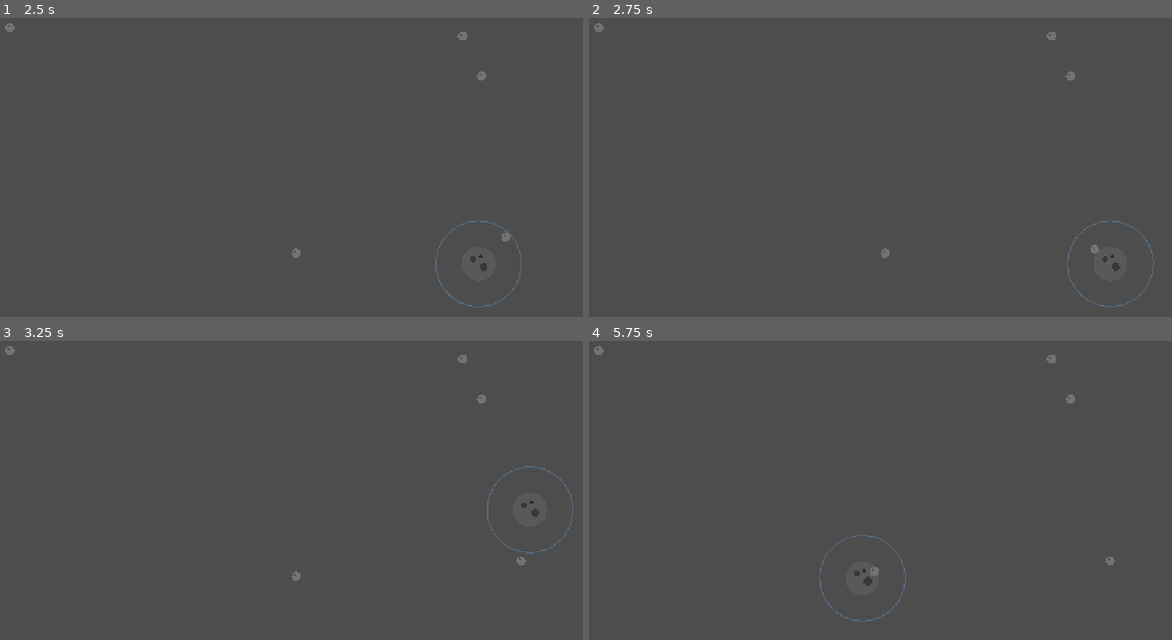
Above: before the commit, frames 1-4 (two rows, left to right).
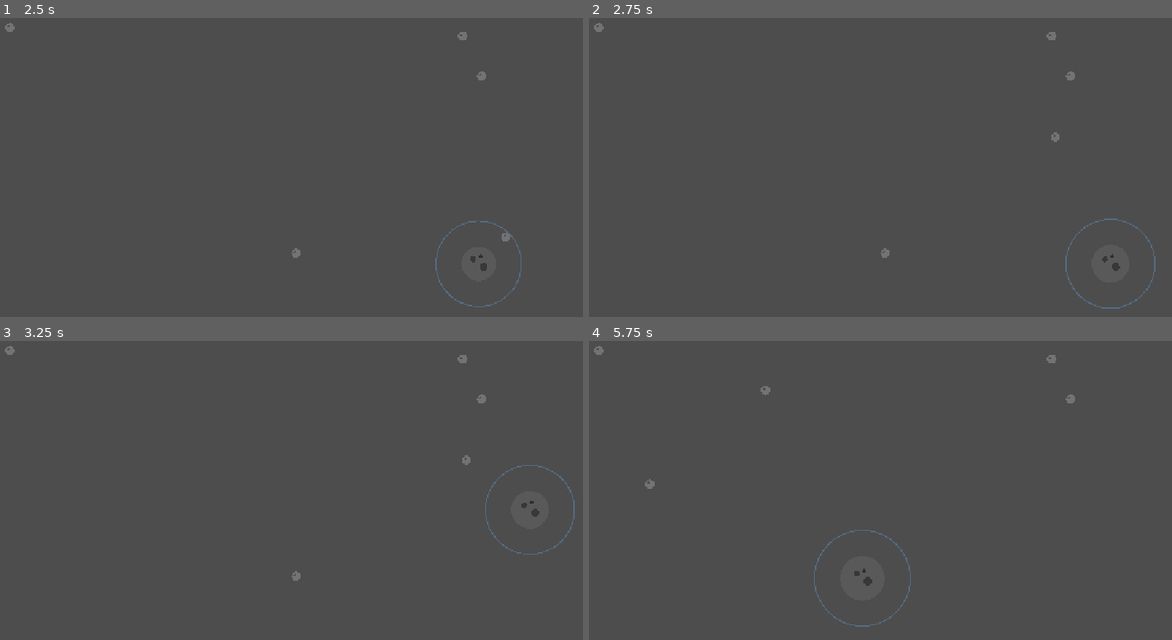
Above: after the commit, the same moments.

Repository: AlvaroIto/Cosmic-Devourer
Game: Godot game, scene res://scenes/main.tscn
Two runs of this game, one before a commit and one after it. Both use one fixed random seed, a clock stepped at 60 frames per second and the inputs below.
Inputs:
- Up to frame 1 (2.5 s): tap Enter at 0.5 s; hold Right (ui_right) 0.53-1.28 s; hold Down (ui_down) 1.28-2.03 s; hold Right (ui_right) from 2.03 s (still down)
- Up to frame 2 (2.75 s): keep holding Right (ui_right)
- Up to frame 3 (3.25 s): release Right (ui_right) at 2.78 s; hold Up (ui_up) from 2.78 s (still down)
- Up to frame 4 (5.75 s): release Up (ui_up) at 3.53 s; hold Left (ui_left) 3.53-5.03 s; hold Down (ui_down) from 5.03 s (still down)

Frame 1 is identical in both runs. In frame 2, 0.4% of the frame differs, in the area x 79-98%, y 38-98%; in frame 3, 0.4%; in frame 4, 0.5%, in the area x 9-91%, y 15-96%.

Commit message:
inserido sistema de tamanho do fragmento e asteróide

Diff:
--- a/cosmic-devourer/scripts/asteroid/asteroid.gd
+++ b/cosmic-devourer/scripts/asteroid/asteroid.gd
@@ -34,7 +34,7 @@
 
 func _on_body_entered(body):
 	if body.is_in_group("player"):
-		if body.player_size > asteroid_size:
+		if body.player_size >= asteroid_size:
 			body.collect_mass(mass)
 			get_parent().asteroid_collected()
 			queue_free()
--- a/cosmic-devourer/scripts/player/player.gd
+++ b/cosmic-devourer/scripts/player/player.gd
@@ -19,6 +19,15 @@
 
 func collect_mass(amount: float):
 	mass += amount
+
+	if mass >= 80:
+		player_size = 4
+	elif mass >= 40:
+		player_size = 3
+	elif mass >= 20:
+		player_size = 2
+	else:
+		player_size = 1
 
 	var player_radius = 30.0 + (mass - 10.0) * 3.0
 	$CollisionShape2D.shape.radius = player_radius
